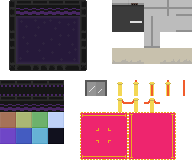
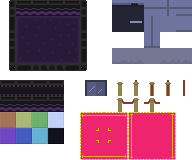
Before/after of a w=192, h=160 layered artwork. What changed in the layer stack:
renamed "Livello 7" to "Livello 11", opacity 100% → 52%, blend normal → multiply, moved it above "Livello 8", painted on it over (85, 0, 192, 112)
removed layer "Livello 6" over (117, 80, 185, 112)
removed layer "Livello 5" over (112, 0, 144, 32)
removed layer "Livello 4" over (85, 80, 107, 96)
painted on "Livello 8" over (85, 0, 192, 112)
